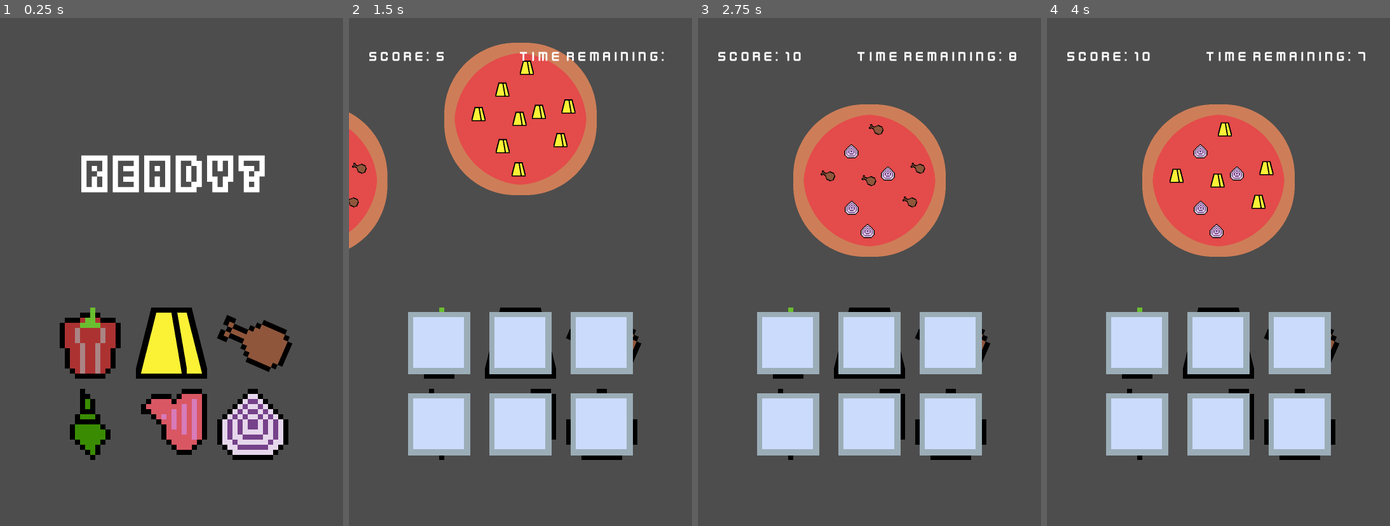
Above: before the commit, frames 1-4 (left to right).
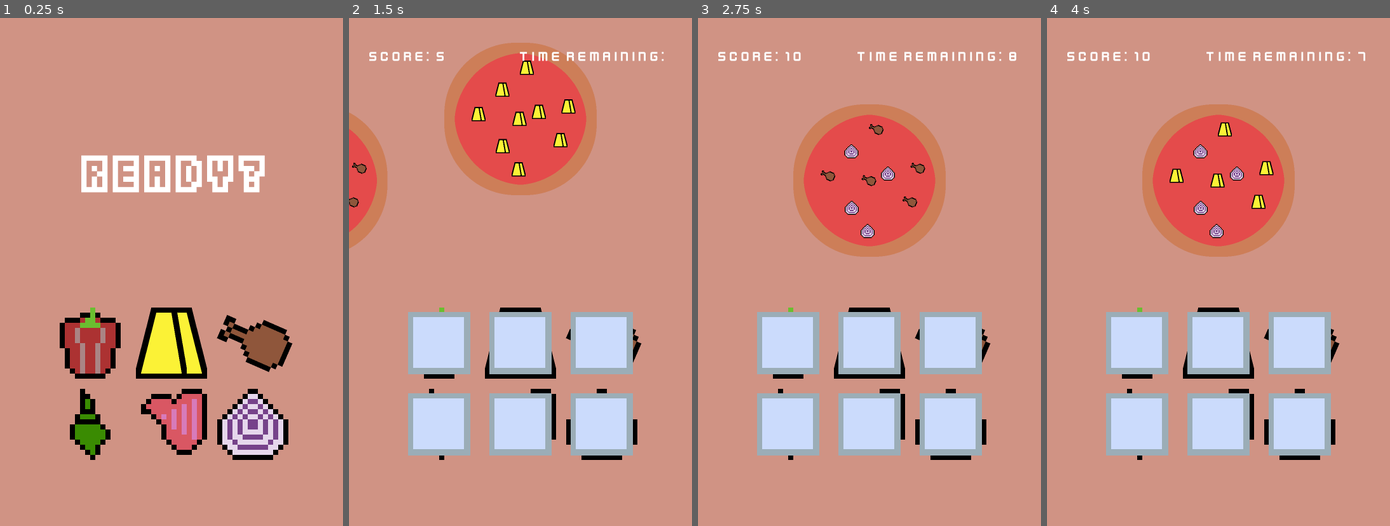
Above: after the commit, the same moments.

Repository: msanatan/EasyPizza
Game: Godot game, scene res://levels/main/game.tscn
The game is run twice, just before and just after one commit, with the same random seed, the same clock (stepped at 60 frames per second) and the same inputs.
Inputs (mouse positions are in pixels of both pictures, inside the frame that each line leads up to):
- Up to frame 1 (0.25 s): no input
- Up to frame 2 (1.5 s): tap Enter at 0.5 s; move the mouse to (438, 343) at 0.52 s; click (438, 343) at 0.6 s; move the mouse to (520, 343) at 1.27 s; click (520, 343) at 1.35 s
- Up to frame 3 (2.75 s): move the mouse to (951, 343) at 2.02 s; click (951, 343) at 2.1 s
- Up to frame 4 (4 s): tap Space at 2.75 s; move the mouse to (1136, 424) at 2.77 s; click (1136, 424) at 2.85 s; move the mouse to (1218, 424) at 3.52 s; click (1218, 424) at 3.6 s

The runs differ from the first frame. In frame 1, 88% of the frame differs, in the area x 0-100%, y 0-100%; in frame 2, 72%; in frame 3, 75%; in frame 4, 75%.

Commit message:
Add a background colour so it doesn't look so bare!

Diff:
--- a/levels/main/game.tscn
+++ b/levels/main/game.tscn
@@ -10,6 +10,17 @@
 script = ExtResource("1_ey8fq")
 ingredient_scene = ExtResource("2_e1ilo")
 round_duration_seconds = 10
+
+[node name="Background" type="ColorRect" parent="."]
+anchors_preset = 15
+anchor_right = 1.0
+anchor_bottom = 1.0
+offset_right = 1080.0
+offset_bottom = 1920.0
+grow_horizontal = 2
+grow_vertical = 2
+mouse_filter = 2
+color = Color(0.815686, 0.576471, 0.517647, 1)
 
 [node name="PizzaPool" type="Node2D" parent="."]
 
